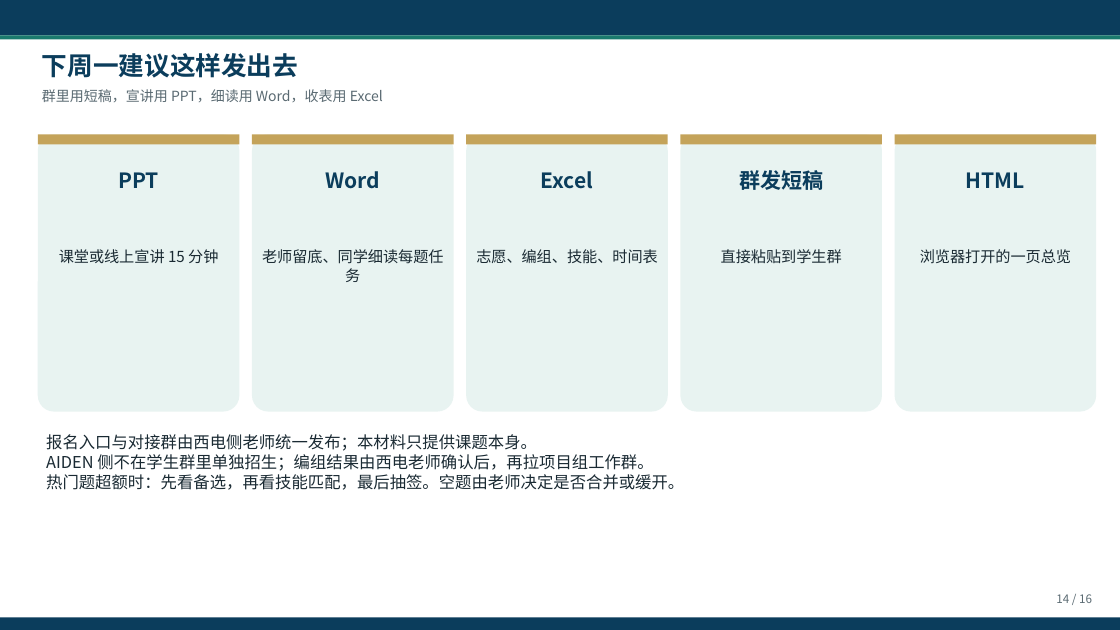
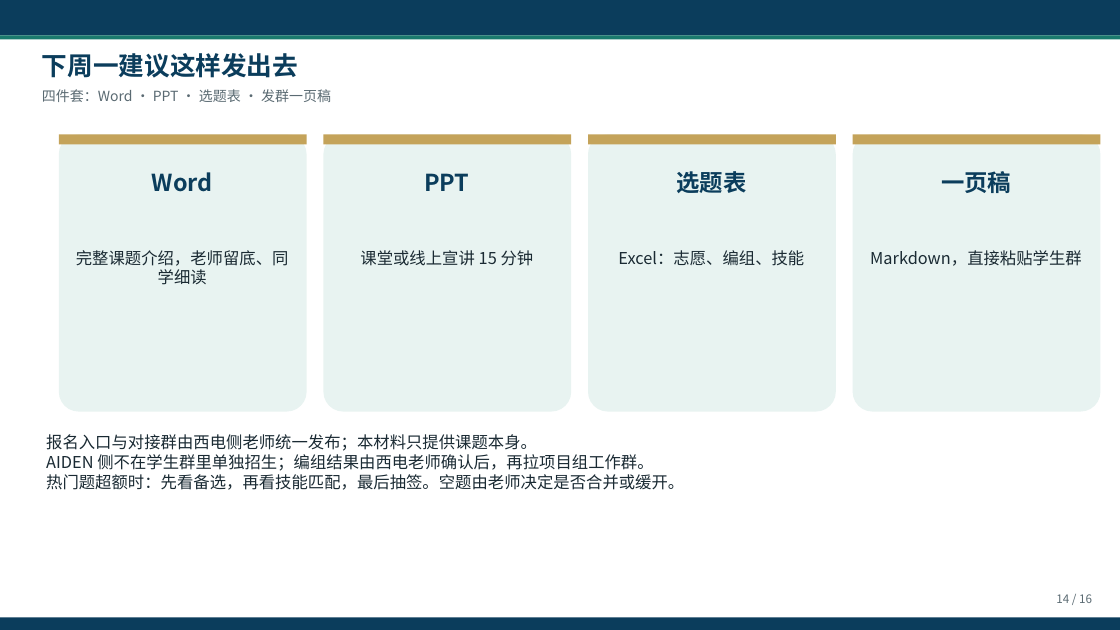
Before and after one commit to hujigang2010-maker/AIDEN, a slide deck: slide 14 of exports/AIDEN_西电产学研课题介绍.pptx. Drawn at 1120x630 pixels with LibreOffice and Linux fonts; fonts in the diff are those of the drawing. Boxes give left, top, right and bottom in pixels: in the first picture for what was removed or moved away, otherwise in the second. Text is boxed around its words. In the diff, an @@ line names an element or a change of style, - is before the commit and + after.

```diff
--- a/exports/AIDEN_西电产学研课题介绍.pptx
+++ b/exports/AIDEN_西电产学研课题介绍.pptx
@@ text at <box>42,89,331,102</box>: text changed @@
-群里用短稿，宣讲用 PPT，细读用 Word，收表用 Excel
+四件套：Word · PPT · 选题表 · 发群一页稿
@@ rounded rectangle: place and size @@
-rounded rectangle at <box>38,134,239,412</box>
+rounded rectangle at <box>59,134,307,412</box>
@@ rectangle: place and size @@
-rectangle at <box>38,134,239,145</box>
+rectangle at <box>59,134,307,145</box>
@@ rounded rectangle: place and size @@
-rounded rectangle at <box>252,134,454,412</box>
+rounded rectangle at <box>323,134,571,412</box>
@@ rectangle: place and size @@
-rectangle at <box>252,134,454,145</box>
+rectangle at <box>323,134,571,145</box>
@@ rounded rectangle: place and size @@
-rounded rectangle at <box>466,134,668,412</box>
+rounded rectangle at <box>588,134,836,412</box>
@@ rectangle: place and size @@
-rectangle at <box>466,134,668,145</box>
+rectangle at <box>588,134,836,145</box>
@@ rounded rectangle: place and size @@
-rounded rectangle at <box>681,134,882,412</box>
+rounded rectangle at <box>853,134,1101,412</box>
@@ rectangle: place and size @@
-rectangle at <box>681,134,882,145</box>
+rectangle at <box>853,134,1101,145</box>
@@ rounded rectangle removed at <box>895,134,1096,412</box> @@
@@ rectangle removed at <box>895,134,1096,145</box> @@
@@ text "Word": place and size @@
-text "Word" at <box>325,171,380,189</box>
+text "Word" at <box>152,172,213,192</box>
@@ text "Word" at <box>152,172,213,192</box>: size 18 to 20 pt @@
@@ text "PPT" at <box>424,173,469,191</box>: size 18 to 20 pt @@
@@ text "PPT": place and size @@
-text "PPT" at <box>118,172,159,188</box>
+text "PPT" at <box>424,173,469,191</box>
@@ text at <box>676,171,746,193</box>: text changed; size 18 to 20 pt @@
-Excel
+选题表
@@ text at <box>941,171,1011,193</box>: text changed; size 18 to 20 pt @@
-群发短稿
+一页稿
@@ text removed at <box>966,172,1025,188</box> @@
-HTML
@@ text at <box>76,250,289,285</box>: text changed; size 13 to 14 pt @@
-老师留底、同学细读每题任务
+完整课题介绍，老师留底、同学细读
@@ text "课堂或线上宣讲 15 分钟": place and size @@
-text "课堂或线上宣讲 15 分钟" at <box>59,249,218,264</box>
+text "课堂或线上宣讲 15 分钟" at <box>360,250,534,266</box>
@@ text "课堂或线上宣讲 15 分钟" at <box>360,250,534,266</box>: size 13 to 14 pt @@
@@ text at <box>618,250,804,266</box>: text changed; size 13 to 14 pt @@
-志愿、编组、技能、时间表
+Excel：志愿、编组、技能
@@ text at <box>870,250,1082,266</box>: text changed; size 13 to 14 pt @@
-直接粘贴到学生群
+Markdown，直接粘贴学生群
@@ text removed at <box>920,249,1071,264</box> @@
-浏览器打开的一页总览
```
Also in this commit, not shown: 1 other slide changed, 14 other files.
